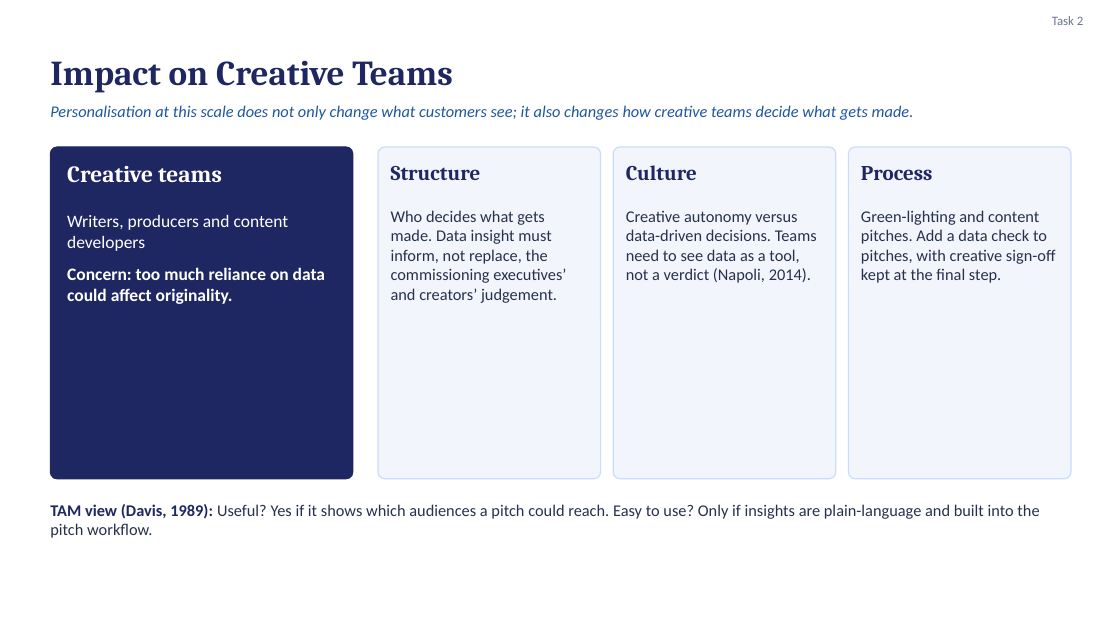
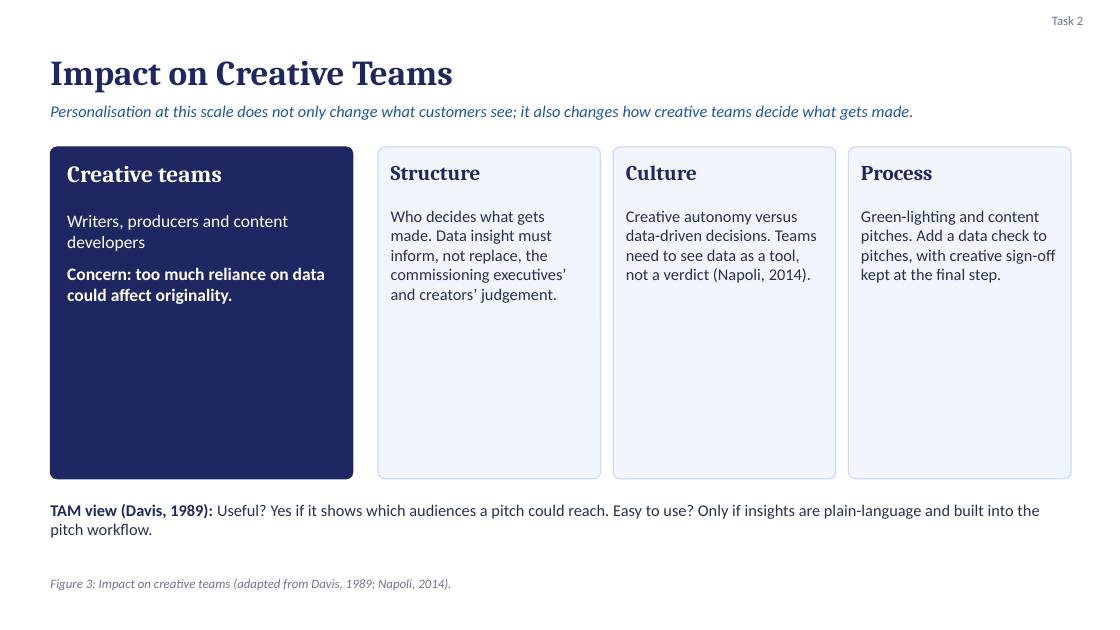
Before and after one commit to karanrg22-svg/skill, a slide deck: slide 6 of Earning-the-Signal_revised.pptx. Drawn at 1120x630 pixels with LibreOffice and Linux fonts; fonts in the diff are those of the drawing. Boxes give left, top, right and bottom in pixels: in the first picture for what was removed or moved away, otherwise in the second. Text is boxed around its words. In the diff, an @@ line names an element or a change of style, - is before the commit and + after.

```diff
--- a/Earning-the-Signal_revised.pptx
+++ b/Earning-the-Signal_revised.pptx
@@ text added at box(50, 579, 451, 590), 11 pt, text #6B7590, italic @@
+Figure 3: Impact on creative teams (adapted from Davis, 1989; Napoli, 2014).
```
Also in this commit, not shown: 7 other slides changed.
